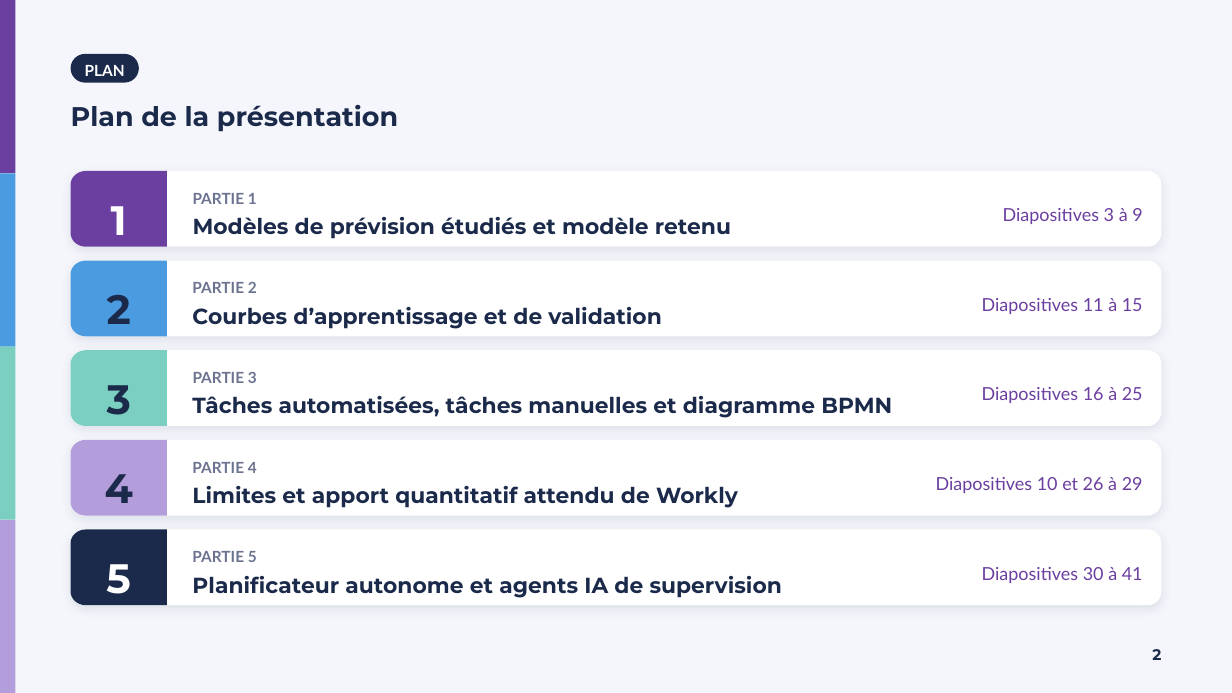
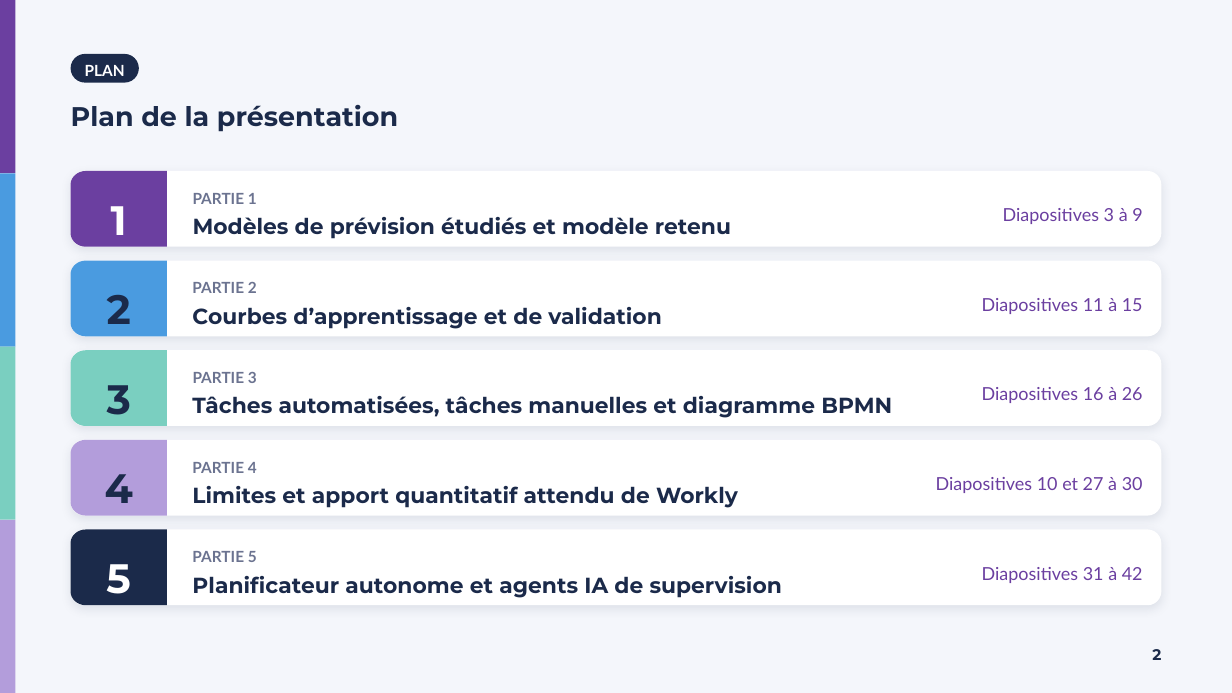
Before and after one commit to ibbraahim/NIT, a slide deck: slide 2 of docs/Livrable_03_Equipe_15.pptx. Drawn at 1232x693 pixels with LibreOffice and Linux fonts; fonts in the diff are those of the drawing. Boxes give left, top, right and bottom in pixels: in the first picture for what was removed or moved away, otherwise in the second. Text is boxed around its words. In the diff, an @@ line names an element or a change of style, - is before the commit and + after.

```diff
--- a/docs/Livrable_03_Equipe_15.pptx
+++ b/docs/Livrable_03_Equipe_15.pptx
@@ text at (982, 387, 1143, 403): text changed @@
-Diapositives 16 à 25
+Diapositives 16 à 26
@@ text at (936, 477, 1143, 493): text changed @@
-Diapositives 10 et 26 à 29
+Diapositives 10 et 27 à 30
@@ text at (982, 567, 1143, 583): text changed @@
-Diapositives 30 à 41
+Diapositives 31 à 42
```
Also in this commit, not shown: 17 other slides changed, 1 slide added, 4 other files.
